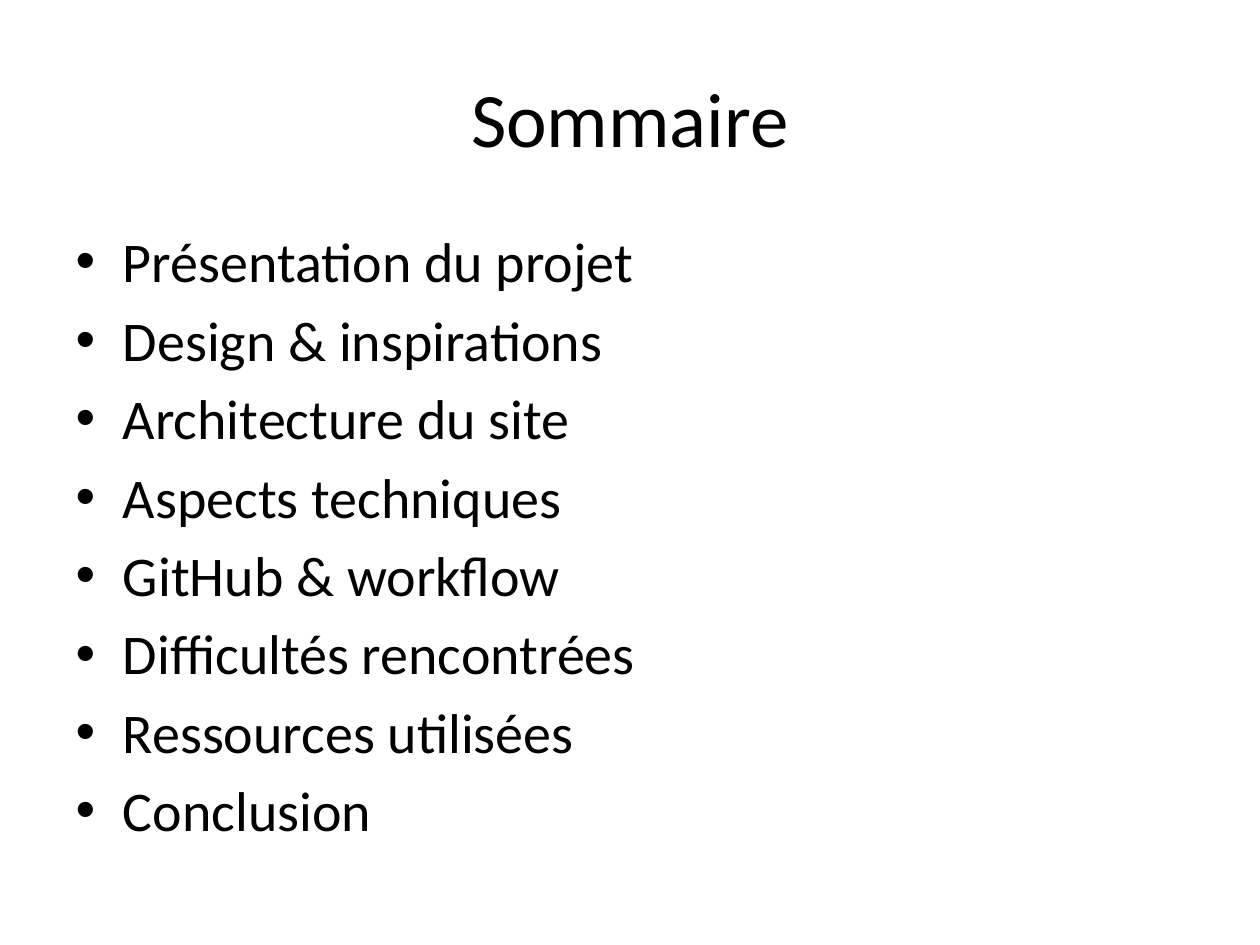
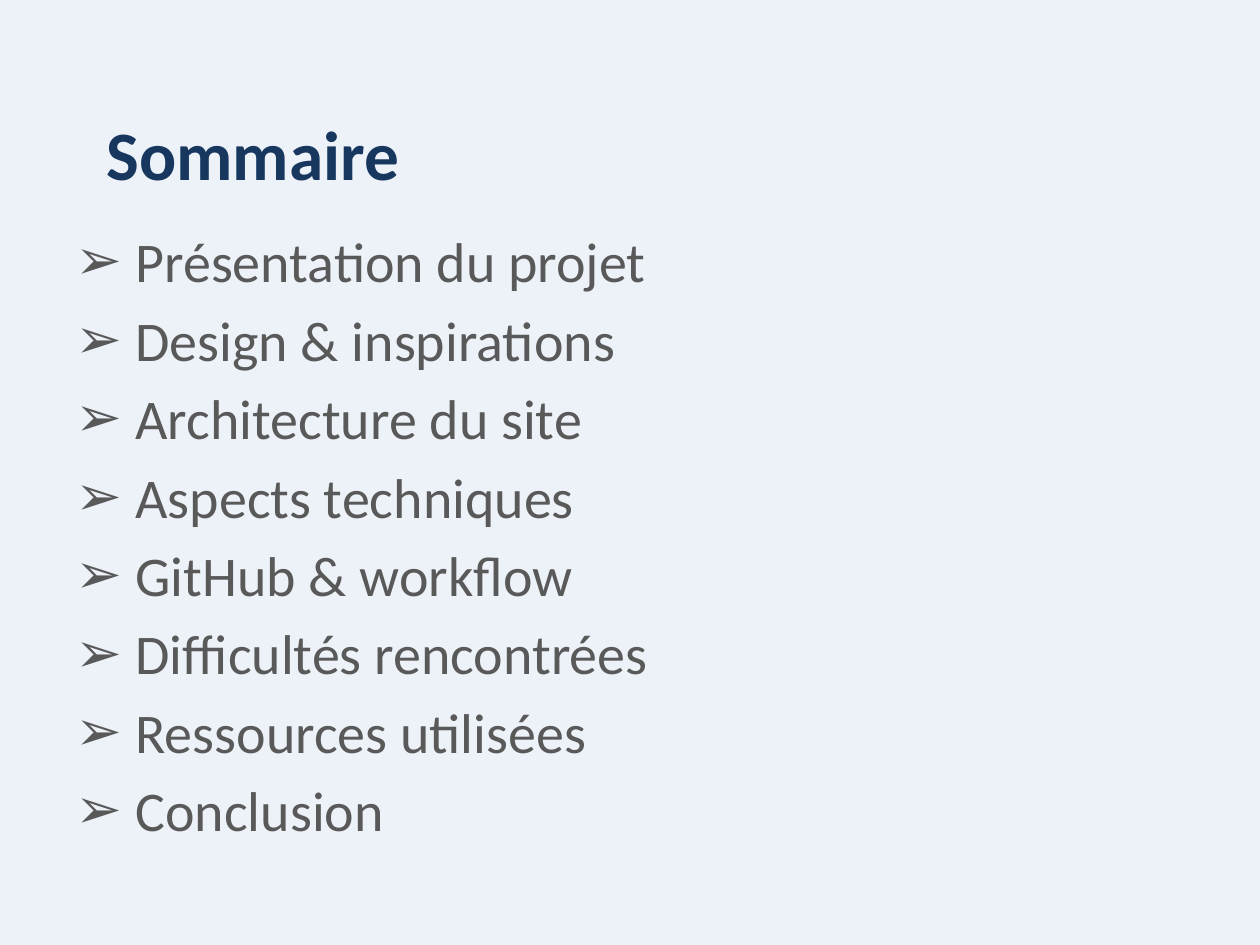
Before and after one commit to sophiesticated221/TIMERA-OUMOULKHAIRI-AfriTalent, a slide deck: slide 2 of docs/TIMERA_OUMOULKHAIRI_Presentation.pptx. Drawn at 1260x945 pixels with LibreOffice and Linux fonts; fonts in the diff are those of the drawing. Boxes give left, top, right and bottom in pixels: in the first picture for what was removed or moved away, otherwise in the second. Text is boxed around its words. In the diff, an @@ line names an element or a change of style, - is before the commit and + after.

```diff
--- a/docs/TIMERA_OUMOULKHAIRI_Presentation.pptx
+++ b/docs/TIMERA_OUMOULKHAIRI_Presentation.pptx
@@ background #FFFFFF to #EDF2F9 @@
@@ title "Sommaire": place and size @@
-title "Sommaire" at (471,94,788,148)
+title "Sommaire" at (107,131,399,181)
@@ title "Sommaire" at (107,131,399,181): size 44 to 39.6 pt, text colour #000000 to #17375E, bold on @@
@@ text "Présentation du projet" at (136,243,648,832): text colour #000000 to #595959; bullet • to ➢ @@
```
Also in this commit, not shown: 14 other slides changed.
